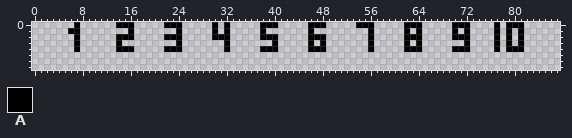
Two states of a pixel-art file, assets/sprites/numbers.aseprite. Above, as it was before the edit.
88x8 pixels, 1 frame. The old version is drawn lined up with the new one.
Palette (. is transparent): A #000000
Pixels before, first column x 6:
0 .A......AAA.....AAA.....A.A.....AAA.....AAA.....AAA.....AAA.....AAA....A.AAA
1 AA........A.......A.....A.A.....A.......A.........A.....A.A.....A.A....A.A.A
2 .A......AAA.....AAA.....AAA.....AAA.....AAA.......A.....AAA.....AAA....A.A.A
3 .A......A.........A.......A.......A.....A.A.......A.....A.A.......A....A.A.A
4 .A......AAA.....AAA.......A.....AAA.....AAA.......A.....AAA.....AAA....A.AAA
And afterwards:
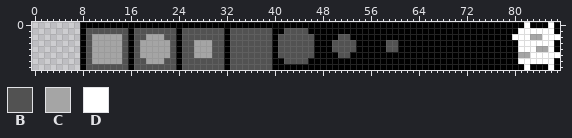
Colours new in this view: B #525252  C #a5a5a5  D #ffffff
Change:
whole drawing moved by -5,-2 (the old picture is shown already moved)
Changed rows in their new state; - is an unchanged pixel.
first column x 6:
0 -.AAAAAA---AAAAA---AAAAA-A-AAAAA---AAAAA---AAAAA---AAAAA---AAAAA---AAAA-A---DAAADA
1 ..ABBBBBBB-BBBBBBB-BBBBBBB-BBBBBBBAABBBB-AAAAAAAAA-AAAAA-A-AAAAA-A-AAAA-A-ADDDDDDA
2 -.ABCCCCCB-BBCCCBB-BBBBBBB-BBBBBBB-BBBBBB--AABBAAA-AAAAA---AAAAA---AAAA-A-DDDCCDDD
3 -.ABCCCCCBABCCCCCB-BBCCCBB-BBBBBBB-BBBBBBA-ABBBBAA-AABBA-A-AAAAAAA-AAAA-A-ADDDDDDA
4 -.ABCCCCCB-BCCCCCB-BBCCCBB-BBBBBBB-BBBBBB--ABBBBAA-AABBA---AAAAA---AAAA-A--DDDCCDA
5 --ABCCCCCBABCCCCCBABBCCCBBABBBBBBBABBBBBBAAAABBAAAAAAAAAAAAAAAAAAAAAAAAAAAACCDDDDD
6 --ABCCCCCBABBCCCBBABBBBBBBABBBBBBBAABBBBAAAAAAAAAAAAAAAAAAAAAAAAAAAAAAAAAAADDDDDDA
7 --ABBBBBBBABBBBBBBABBBBBBBABBBBBBBAAAAAAAAAAAAAAAAAAAAAAAAAAAAAAAAAAAAAAAAAADAAADA
Changed places in both pictures, as pixel boxes (x1, y1, x2, y2):
changed: (68, 22, 560, 70)
